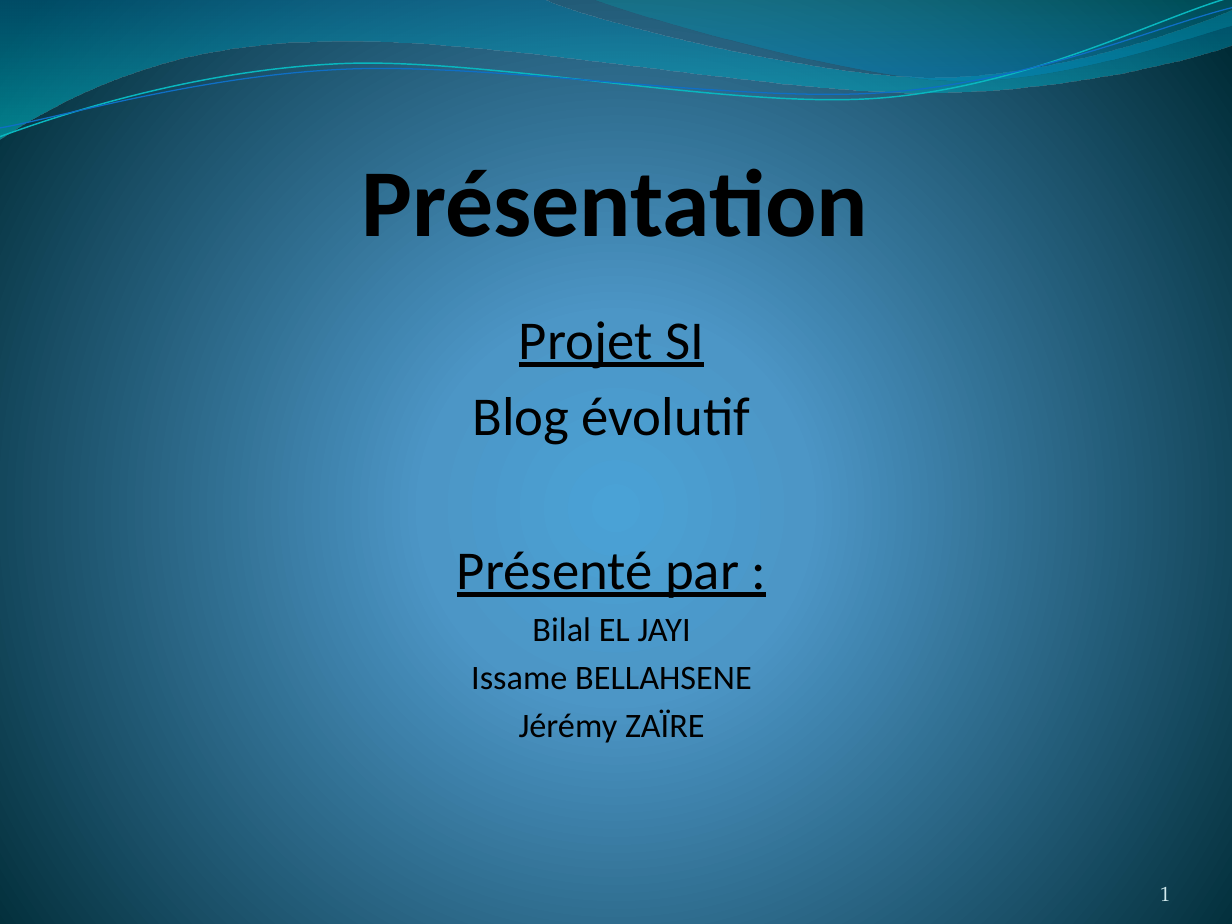
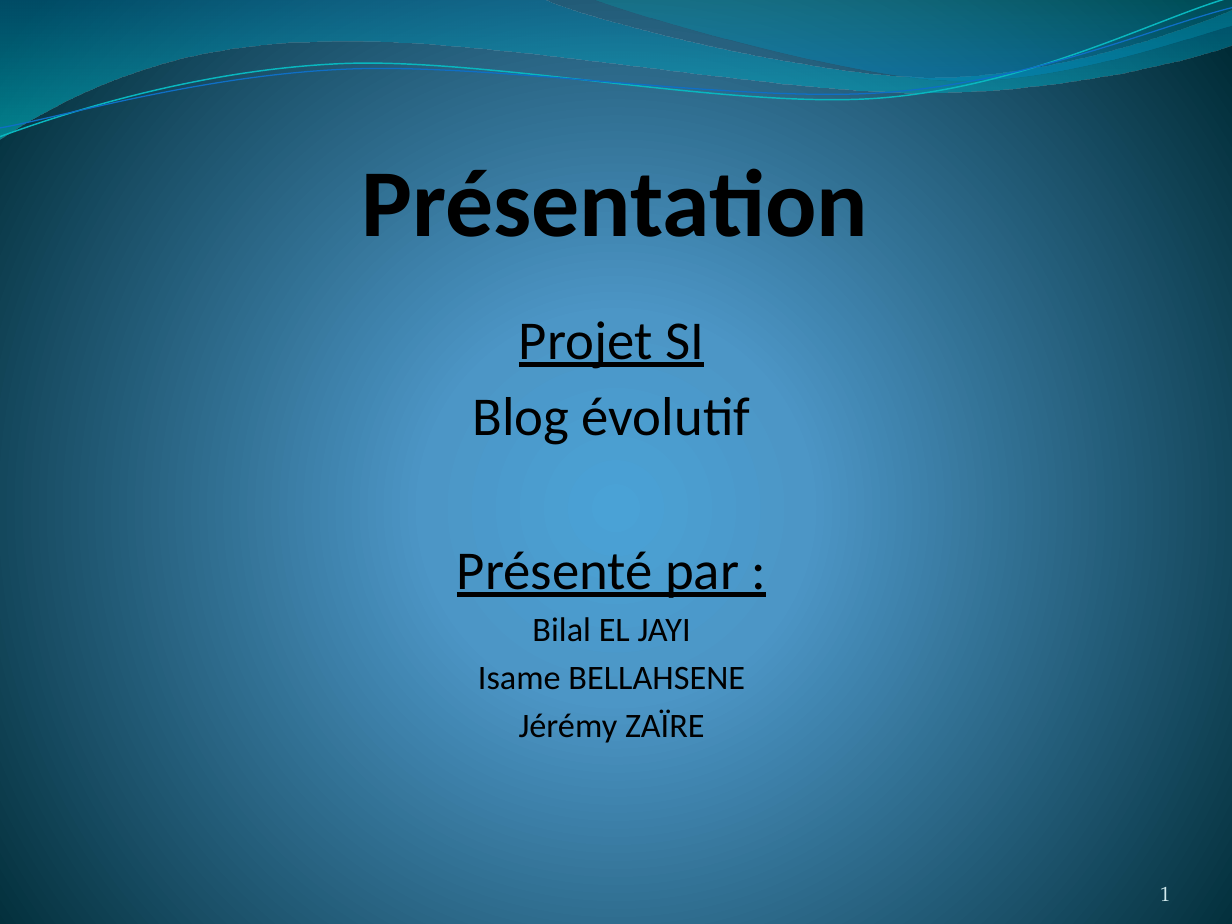
Before and after one commit to cezaire/ProjetSI, a slide deck: slide 1 of src/doc/Présentation/Présentation.pptx. Drawn at 1232x924 pixels with LibreOffice and Linux fonts; fonts in the diff are those of the drawing. Boxes give left, top, right and bottom in pixels: in the first picture for what was removed or moved away, otherwise in the second. Text is boxed around its words. In the diff, an @@ line names an element or a change of style, - is before the commit and + after.

```diff
--- a/src/doc/Présentation/Présentation.pptx
+++ b/src/doc/Présentation/Présentation.pptx
@@ subtitle at [478,667,745,690]: text changed @@
-Issame BELLAHSENE
+Isame BELLAHSENE
```
Also in this commit, not shown: 2 other slides changed, 1 slide removed, 4 other files.
